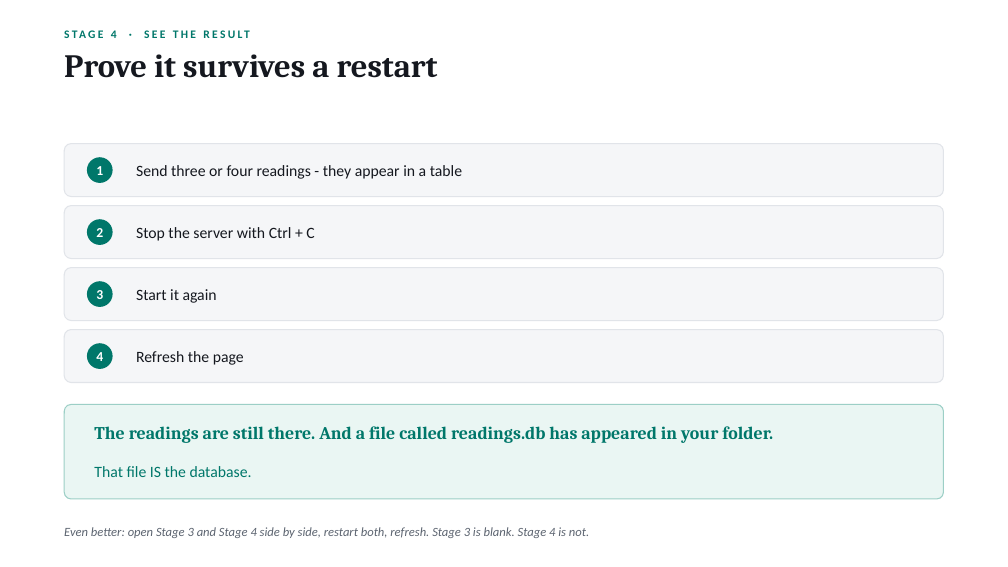
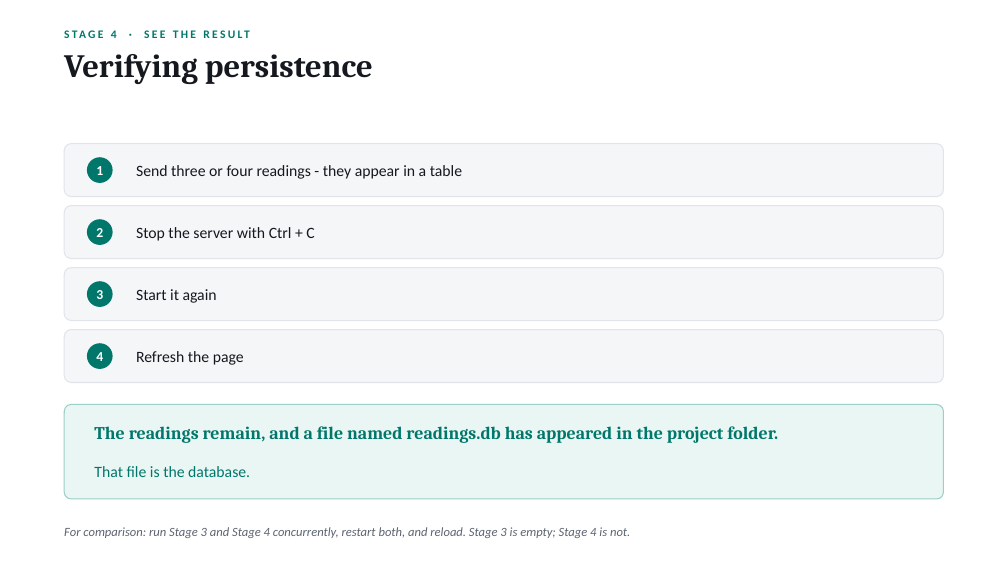
Before and after one commit to Shamsu3100/demon-, a slide deck: slide 52 of Nexus_Workshop_Deck.pptx (slide 50 before the commit). Drawn at 1008x567 pixels with LibreOffice and Linux fonts; fonts in the diff are those of the drawing. Boxes give left, top, right and bottom in pixels: in the first picture for what was removed or moved away, otherwise in the second. Text is boxed around its words. In the diff, an @@ line names an element or a change of style, - is before the commit and + after.

```diff
--- a/Nexus_Workshop_Deck.pptx
+++ b/Nexus_Workshop_Deck.pptx
@@ text at [64,54,373,84]: text changed @@
-Prove it survives a restart
+Verifying persistence
@@ text at [94,426,778,443]: text changed @@
-The readings are still there. And a file called readings.db has appeared in your folder.
+The readings remain, and a file named readings.db has appeared in the project folder.
@@ text at [94,466,250,477]: text changed @@
-That file IS the database.
+That file is the database.
@@ text at [64,527,630,538]: text changed @@
-Even better: open Stage 3 and Stage 4 side by side, restart both, refresh. Stage 3 is blank. Stage 4 is not.
+For comparison: run Stage 3 and Stage 4 concurrently, restart both, and reload. Stage 3 is empty; Stage 4 is not.
```
Also in this commit, not shown: 27 other slides changed, 3 slides added, 1 slide removed, 5 other files.
